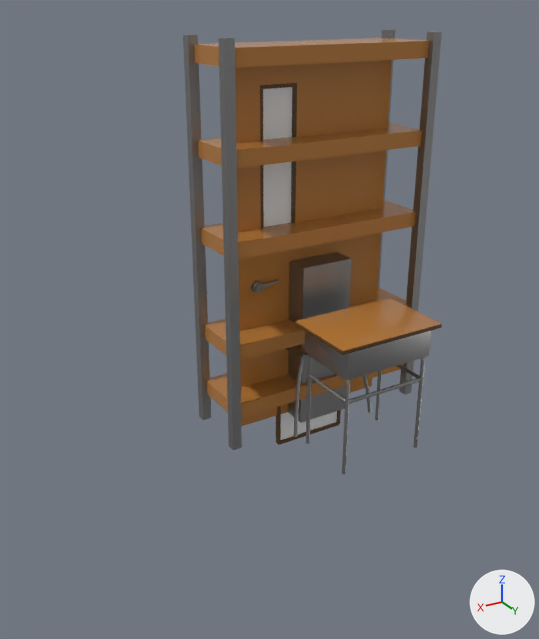
Two versions of the FBX model Multiple_Solution_and_Progression/Assets/Models/Furnitures.fbx, one commit apart.
The view is the same before and after, from a camera (50 mm lens) standing at (2.14, 3.12, 2.15) and looking at (0.29, 0.05, 0.61). Arrows for +X, +Y and +Z are at lower right; the lights stay in place. Where no turn or scale is listed for an object, it has been applied to the vertices.

Objects in the first picture: 'Calendar', 'Classroom_door', 'Double_tier_locker', 'Double_tier_locker_door', 'Shelf', 'Student_table'.
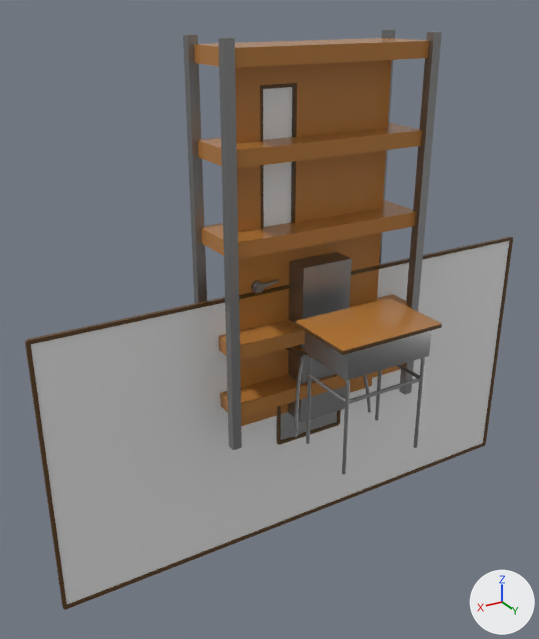
Commit message: Make write board

Location of each change, [x1, y1, x2, y2] in pixels of the pictures (539 x 639 px):
'Write_board', added: after [25, 236, 513, 610]
    faces in mat_glass (white #e7e7e7): [31, 241, 509, 604]
    faces in mat_dark_wood (brown #5c401f): [25, 236, 513, 610]

What the commit changed:
Mesh me_write_board is new.
It has 44 vertices, 38 faces and spans x -1.52..1.52, y 0.0..0.02, z -0.77..0.77.
Faces by material slot: [1, 37].
It uses material mat_glass (white #e7e7e7).
It uses material mat_dark_wood (brown #5c401f).
Object 'Write_board' (ob_write_board) is new; it shows me_write_board.
Its location is (0.0, 0.0, 0.0).
